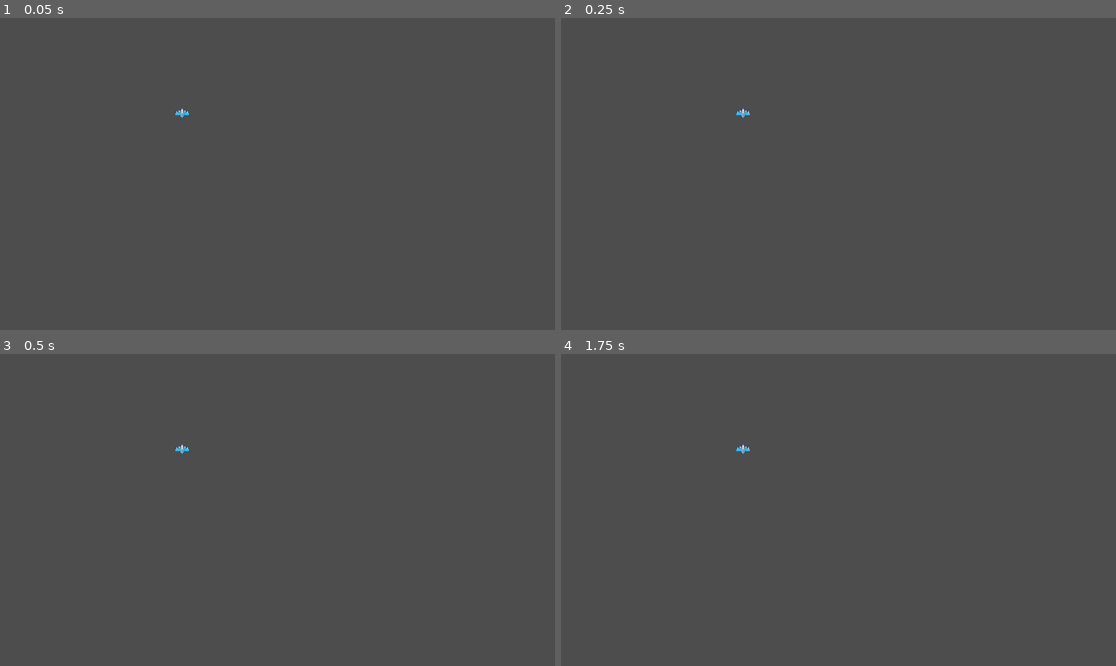
Above: before the commit, frames 1-4 (two rows, left to right).
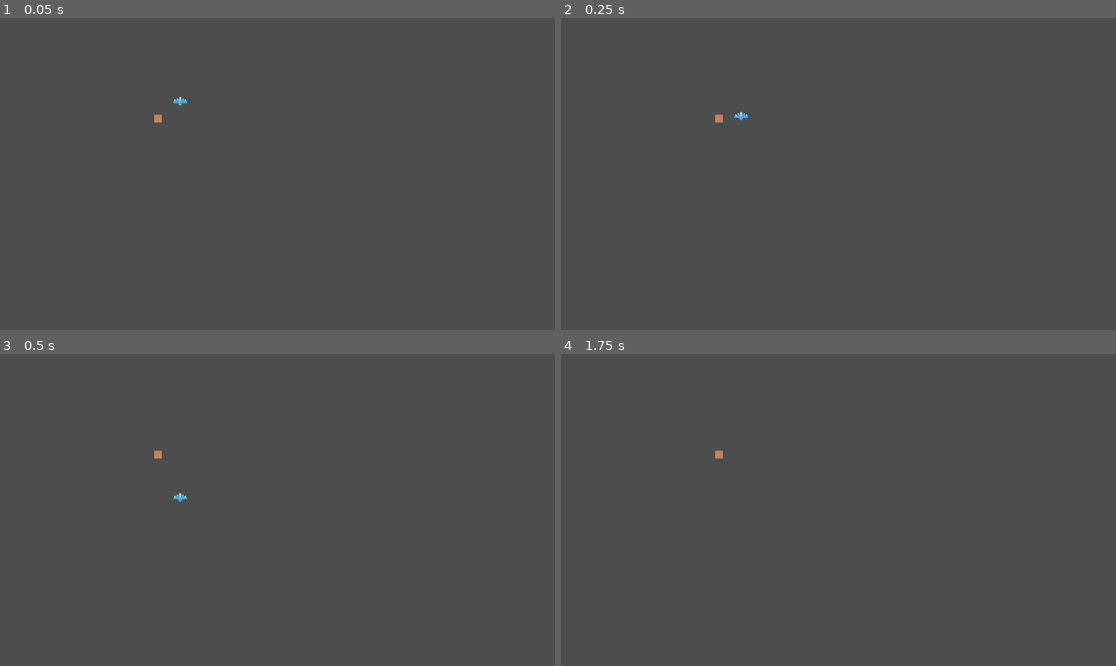
Above: after the commit, the same moments.

Repository: IvanKorchmit/Prejam-game
Game: Godot game, scene res://Nodes/My first Scene.tscn
The game is run twice, just before and just after one commit, with the same random seed, the same clock (stepped at 60 frames per second) and the same inputs. Before the commit the project starts from res://Scenes/My first Scene.tscn.
Inputs (mouse positions are in pixels of both pictures, inside the frame that each line leads up to):
- Up to frame 1 (0.05 s): no input
- Up to frame 2 (0.25 s): no input
- Up to frame 3 (0.5 s): no input
- Up to frame 4 (1.75 s): tap Enter (ui_accept) at 0.5, 0.77, 1.25, 1.52 s; move the mouse to (960, 494) at 0.52 s; press the mouse at (960, 494) at 0.53 s; hold D (right) from 0.53 s (still down); move the mouse to (727, 525) at 1.27 s; release the mouse at (727, 525) at 1.28 s; right-click (727, 525) at 1.35 s

The runs differ from the first frame. In frame 1, 0.1% of the frame differs, in the area x 27-35%, y 25-34%; in frame 2, 0.1%; in frame 3, 0.1%, in the area x 27-35%, y 28-48%; in frame 4, less than 0.1%.
Error before the commit: Parse Error: Used space character for indentation instead of tab as used before in the file. (res://CharacterScript.gd:30)

Commit message:
Player node created as a prefab

Diff:
--- a/Scenes/My first Scene.tscn
+++ b/Nodes/My first Scene.tscn
@@ -1,7 +1,8 @@
-[gd_scene load_steps=4 format=3 uid="uid://ctv41tftgt4ul"]
+[gd_scene load_steps=5 format=3 uid="uid://ctv41tftgt4ul"]
 
 [ext_resource type="Texture2D" uid="uid://cgk4ahxtk2ewb" path="res://Sprites/kenney_pixel-shmup/Ships/ship_0000.png" id="1_0s1uf"]
-[ext_resource type="Script" path="res://CharacterScript.gd" id="1_d52uc"]
+[ext_resource type="Script" path="res://Scripts/CharacterScript.gd" id="1_e2svj"]
+[ext_resource type="Texture2D" uid="uid://cp38a1wvk81lm" path="res://Sprites/kenney_pixel-shmup/Tiles/tile_0056.png" id="3_o3r2w"]
 
 [sub_resource type="ConcavePolygonShape2D" id="ConcavePolygonShape2D_s3e50"]
 
@@ -9,13 +10,17 @@
 texture_filter = 1
 
 [node name="CharacterBody2D" type="CharacterBody2D" parent="."]
-script = ExtResource("1_d52uc")
+script = ExtResource("1_e2svj")
 
 [node name="CollisionShape2D" type="CollisionShape2D" parent="CharacterBody2D"]
 shape = SubResource("ConcavePolygonShape2D_s3e50")
 
 [node name="Blue ship" type="Sprite2D" parent="CharacterBody2D"]
-position = Vector2(378, 198)
+position = Vector2(374, 171)
 texture = ExtResource("1_0s1uf")
 
 [node name="NavigationLink2D" type="NavigationLink2D" parent="CharacterBody2D"]
+
+[node name="Tile0056" type="Sprite2D" parent="."]
+position = Vector2(328, 209)
+texture = ExtResource("3_o3r2w")
--- /dev/null
+++ b/Nodes/character.tscn
@@ -0,0 +1,18 @@
+[gd_scene load_steps=4 format=3 uid="uid://mb46pdelgaf0"]
+
+[ext_resource type="Script" path="res://Scripts/CharacterScript.gd" id="1_4lqav"]
+[ext_resource type="Texture2D" uid="uid://cgk4ahxtk2ewb" path="res://Sprites/kenney_pixel-shmup/Ships/ship_0000.png" id="2_dxbxv"]
+
+[sub_resource type="ConcavePolygonShape2D" id="ConcavePolygonShape2D_s3e50"]
+
+[node name="CharacterBody2D" type="CharacterBody2D"]
+script = ExtResource("1_4lqav")
+
+[node name="CollisionShape2D" type="CollisionShape2D" parent="."]
+shape = SubResource("ConcavePolygonShape2D_s3e50")
+
+[node name="Blue ship" type="Sprite2D" parent="."]
+position = Vector2(374, 171)
+texture = ExtResource("2_dxbxv")
+
+[node name="NavigationLink2D" type="NavigationLink2D" parent="."]
--- a/CharacterScript.gd
+++ b/Scripts/CharacterScript.gd
@@ -26,8 +26,3 @@
 		velocity.x = move_toward(velocity.x, 0, SPEED)
 
 	move_and_slide()
-
-func select():
-  pass
-func unselect():
-  pass
--- a/project.godot
+++ b/project.godot
@@ -11,7 +11,7 @@
 [application]
 
 config/name="Prejam"
-run/main_scene="res://Scenes/My first Scene.tscn"
+run/main_scene="res://Nodes/My first Scene.tscn"
 config/features=PackedStringArray("4.1", "Mobile")
 config/icon="res://icon.svg"
 
Not shown: 1 places in Nodes/camera.tscn that only renumber resources
Not shown: 1 places in Nodes/selection.tscn that only renumber resources
